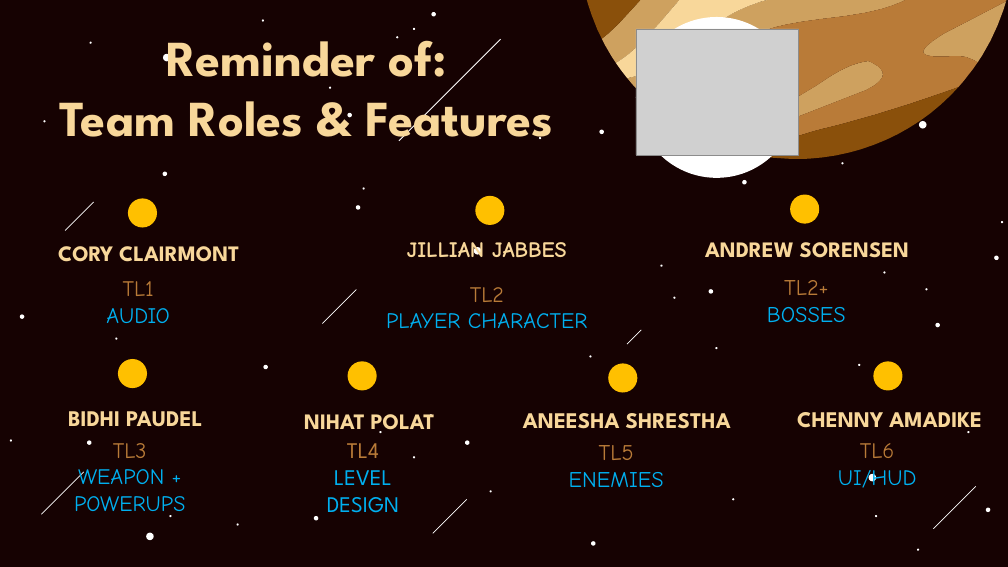
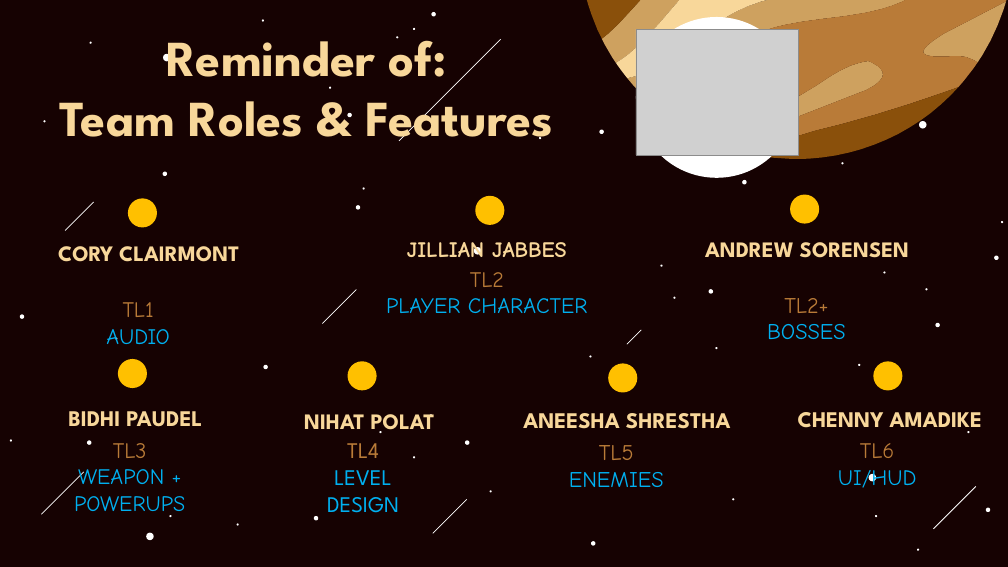
Before and after one commit to CorylC/CS383BrainstewGame, a slide deck: slide 2 of 383Game/Doc/Presentations/TechDown_TL2_MVP.pptx (slide 3 before the commit). Drawn at 1008x567 pixels with LibreOffice and Linux fonts; fonts in the diff are those of the drawing; grey boxes stand for pictures. Boxes give left, top, right and bottom in pixels: in the first picture for what was removed or moved away, otherwise in the second. Text is boxed around its words. In the diff, an @@ line names an element or a change of style, - is before the commit and + after.

```diff
--- a/383Game/Doc/Presentations/TechDown_TL2_MVP.pptx
+++ b/383Game/Doc/Presentations/TechDown_TL2_MVP.pptx
@@ outline redrawn in 3 elements at <box>628,0,1008,102</box>, <box>616,0,1008,79</box>, <box>650,0,1008,157</box> @@
@@ subtitle "TL2": place and size @@
-subtitle "TL2" at <box>386,287,588,328</box>
+subtitle "TL2" at <box>386,272,588,313</box>
@@ subtitle "TL1": place and size @@
-subtitle "TL1" at <box>106,281,169,323</box>
+subtitle "TL1" at <box>106,302,169,344</box>
@@ subtitle "TL2+": place and size @@
-subtitle "TL2+" at <box>767,280,846,322</box>
+subtitle "TL2+" at <box>767,298,846,339</box>
```
Also in this commit, not shown: 11 other slides changed, 1 slide added, 1 other file.
